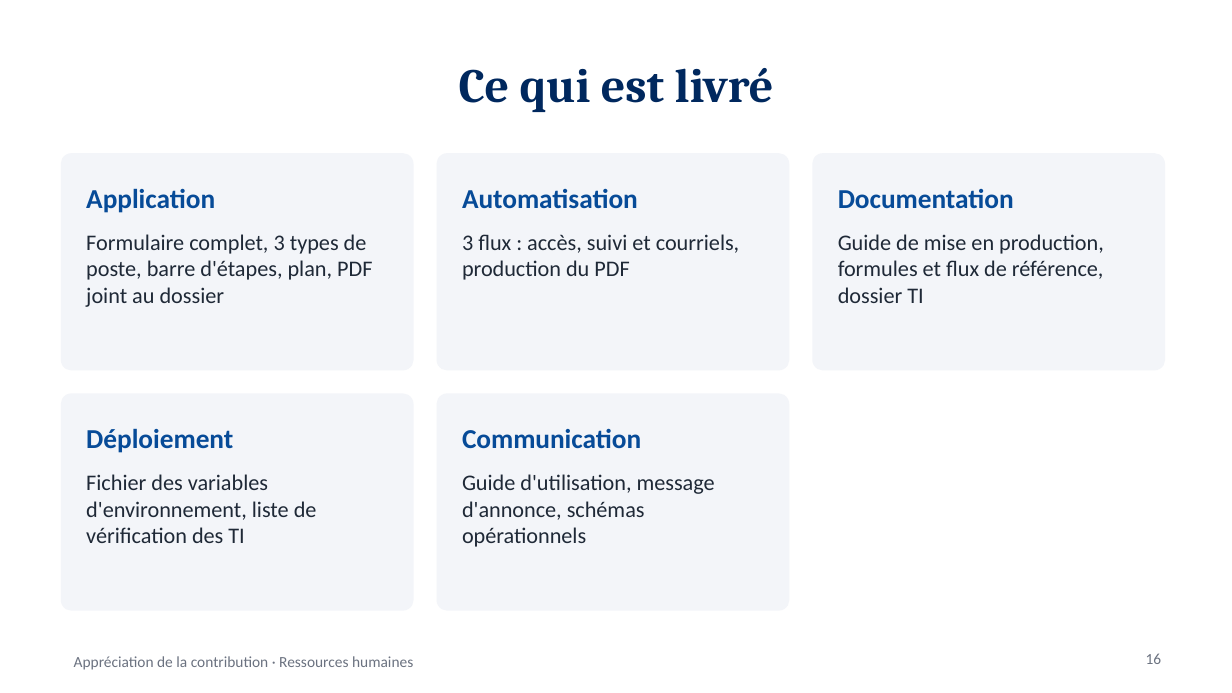
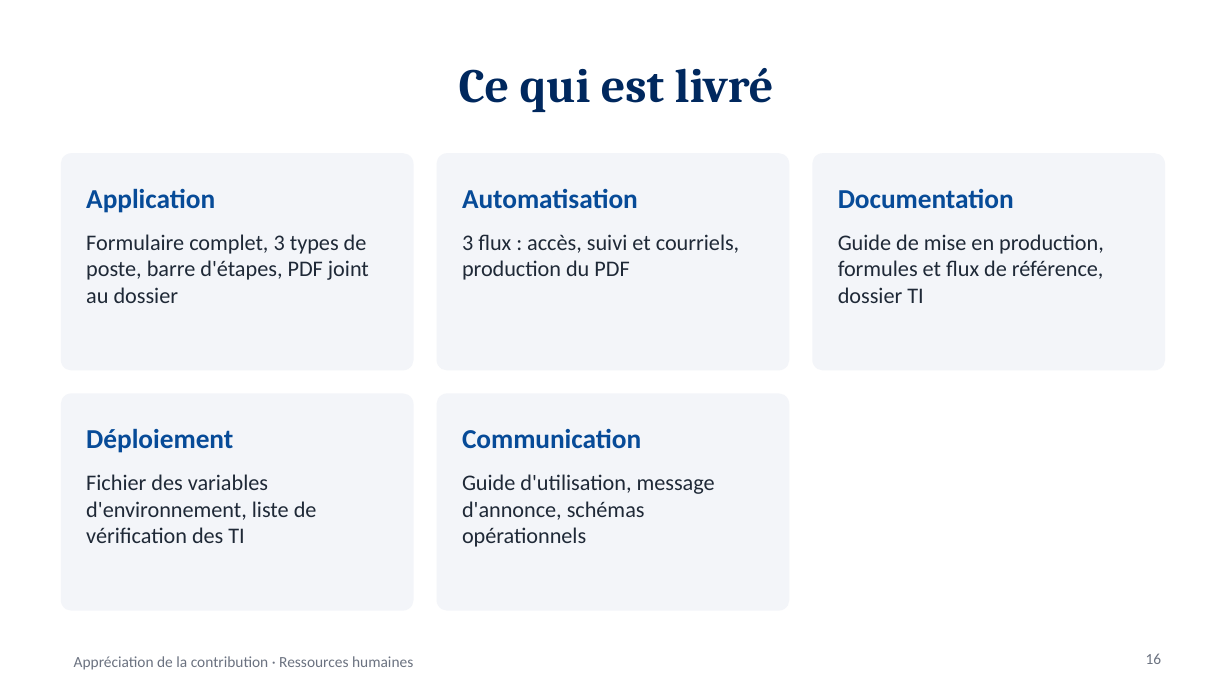
Before and after one commit to tazmustang/jsoncrack.com, a slide deck: slide 16 of powerapps/presentation/Presentation-Appreciation-contribution.pptx. Drawn at 1232x693 pixels with LibreOffice and Linux fonts; fonts in the diff are those of the drawing. Boxes give left, top, right and bottom in pixels: in the first picture for what was removed or moved away, otherwise in the second. Text is boxed around its words. In the diff, an @@ line names an element or a change of style, - is before the commit and + after.

```diff
--- a/powerapps/presentation/Presentation-Appreciation-contribution.pptx
+++ b/powerapps/presentation/Presentation-Appreciation-contribution.pptx
@@ text at <box>86,234,369,303</box>: text changed @@
-Formulaire complet, 3 types de poste, barre d'étapes, plan, PDF joint au dossier
+Formulaire complet, 3 types de poste, barre d'étapes, PDF joint au dossier
```
Also in this commit, not shown: 1 other slide changed, 26 other files.
